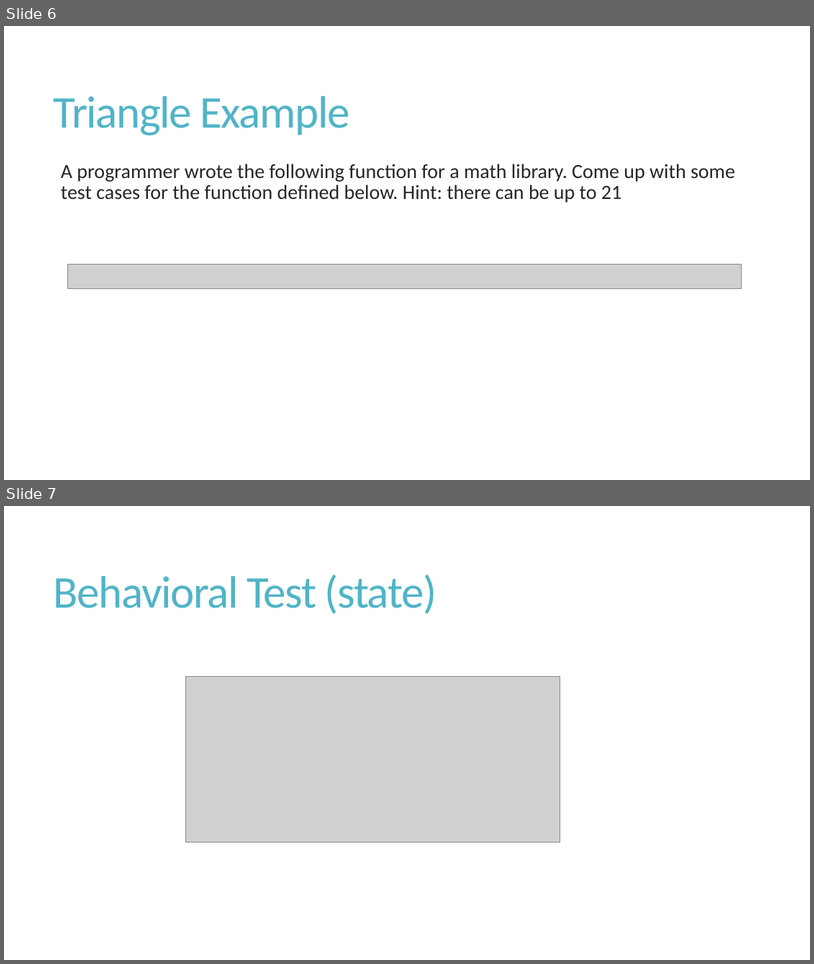
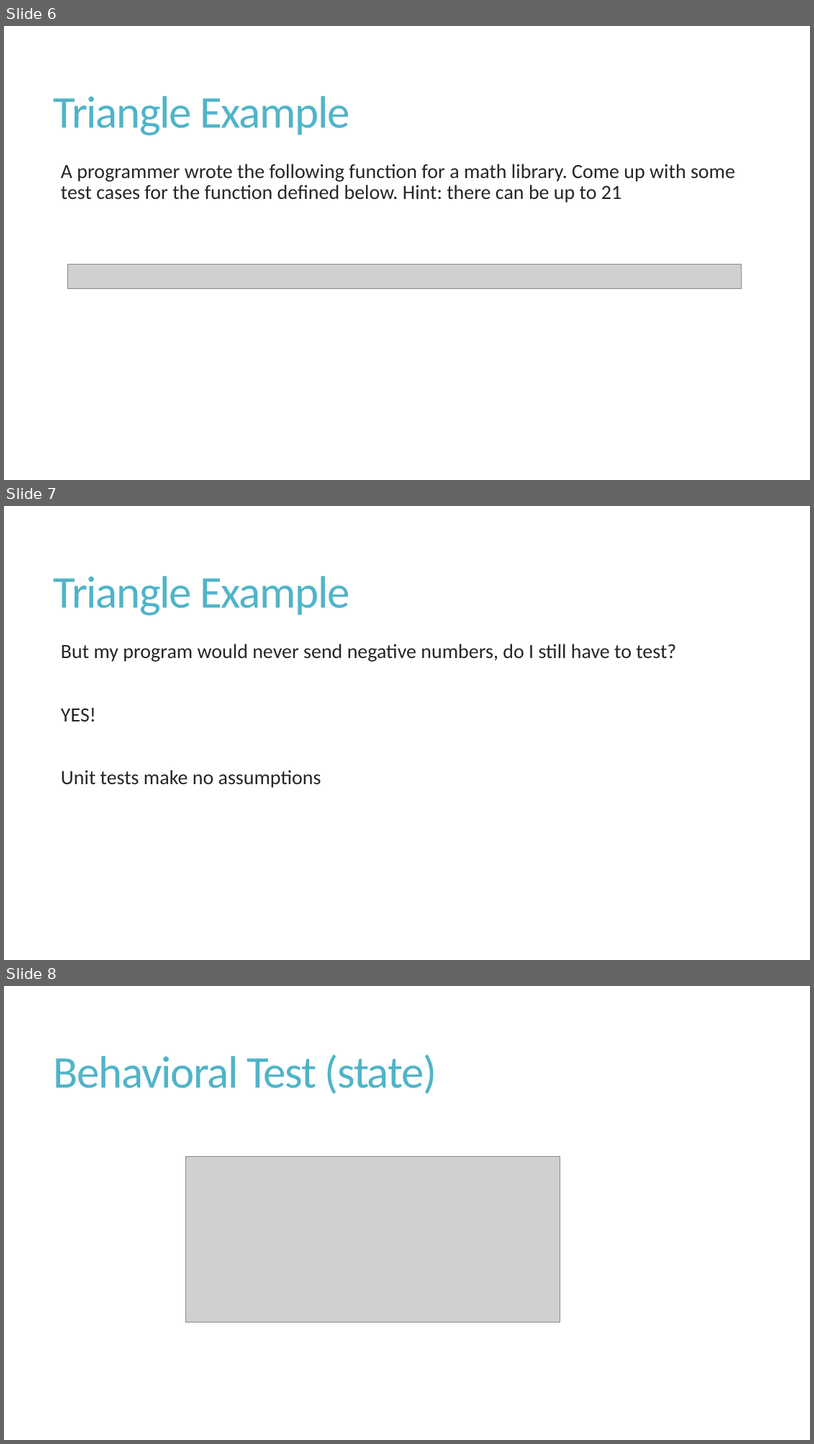
Before and after one commit to shabbir-hussain/ecse321tutW15, a slide deck: 08-UnitTesting.pptx. Shown one above the other, each under a label of ours: slides 6 and 7 before the commit, slides 6, 7 and 8 after it. The pictures are 814x964 and 814x1444 pixels, drawn with LibreOffice and Linux fonts; fonts in the diff are those of the drawing; grey boxes stand for pictures. Boxes give left, top, right and bottom in pixels: in the first picture for what was removed or moved away, otherwise in the second. Text is boxed around its words. In the diff, an @@ line names an element or a change of style, - is before the commit and + after.

```diff
--- a/08-UnitTesting.pptx
+++ b/08-UnitTesting.pptx
@@ slide 7 added at [4,506,810,960], background #FFFFFF @@
@@ title added at [54,576,350,615], 54 pt, text #50B4C8 @@
+Triangle Example
@@ text added at [61,644,676,788], 24 pt, text #262626 @@
+  But my program would never send negative numbers, do I still have to test?
+  YES!
+  Unit tests make no assumptions
@@ what was slide 7 is now slide 8 @@
```
Also in this commit, not shown: 1 slide changed, 37 other files.
